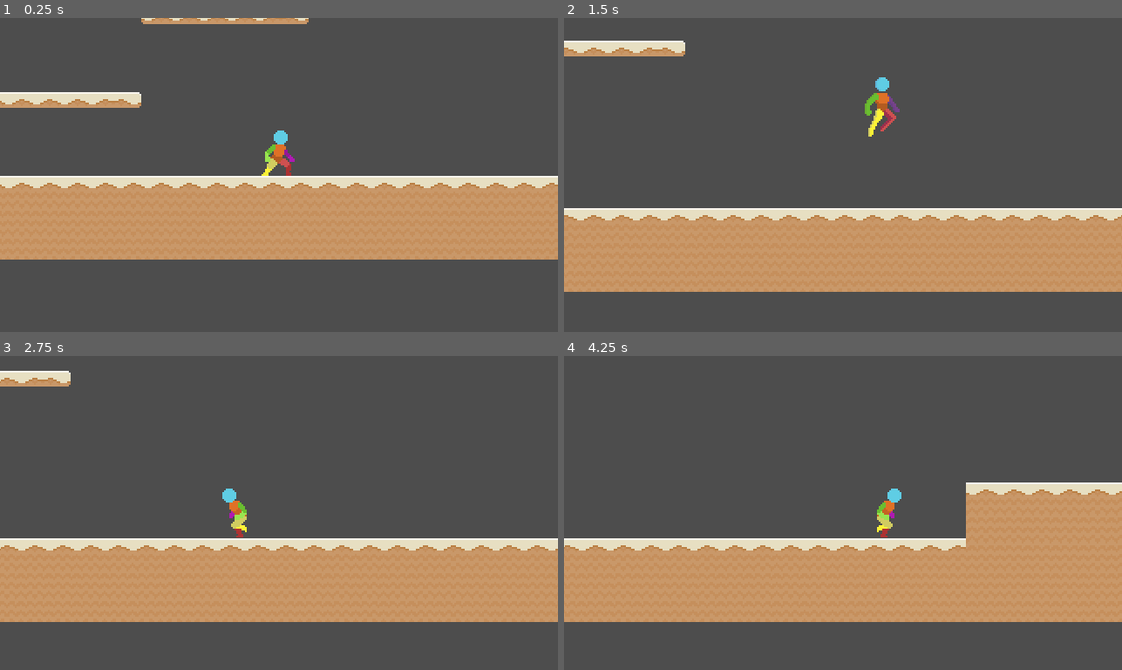
Above: before the commit, frames 1-4 (two rows, left to right).
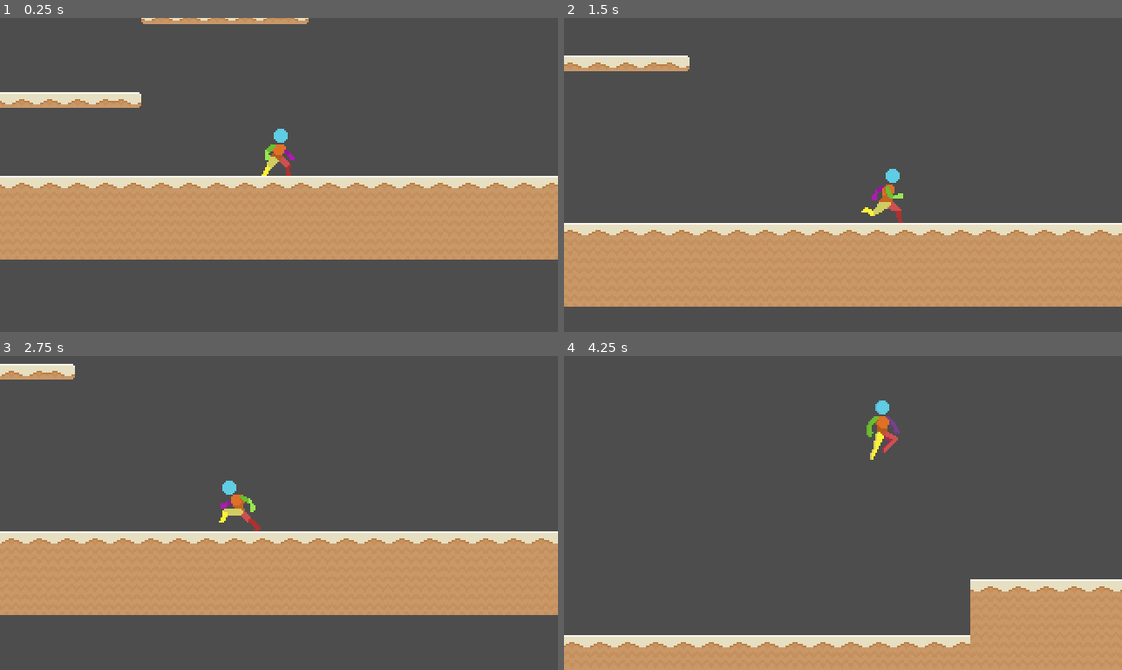
Above: after the commit, the same moments.

Repository: deanblackborough/godot-platformer
Game: Godot game, scene res://Scenes/Game.tscn
The game is run twice, just before and just after one commit, with the same random seed, the same clock (stepped at 60 frames per second) and the same inputs.
Inputs:
- Up to frame 1 (0.25 s): no input
- Up to frame 2 (1.5 s): hold Right (moveRight) from 0.53 s (still down); tap Space (jump) at 0.6, 0.77, 1.07, 1.35 s
- Up to frame 3 (2.75 s): tap Space (jump) at 1.52, 1.82, 2.1 s; release Right (moveRight) at 2.03 s; hold Left (moveLeft) from 2.03 s (still down)
- Up to frame 4 (4.25 s): release Left (moveLeft) at 2.78 s; hold Right (moveRight) from 2.78 s (still down); tap Space (jump) at 2.85, 3.02, 3.32, 3.6, 3.77, 4.07 s

The runs differ from the first frame. In frame 1, 0.1% of the frame differs, in the area x 47-53%, y 35-51%; in frame 2, 16%; in frame 3, 8.8%; in frame 4, 42%, in the area x 0-100%, y 14-100%.

Commit message:
Messing with a simple state machine

Diff:
--- a/Scenes/Environment/Tilemap/Tilemap-Default.tscn
+++ b/Scenes/Environment/Tilemap/Tilemap-Default.tscn
@@ -1,7 +1,6 @@
 [gd_scene load_steps=4 format=3 uid="uid://gb44no3tigh5"]
 
-[ext_resource type="Texture2D" uid="uid://pcgtq6ol0rsh" path="res://sprites/Environment/Tilemap/Tilemap-Default.png" id="1_7a582"]
-
+[ext_resource type="Texture2D" uid="uid://pcgtq6ol0rsh" path="res://Sprites/Environment/Tilemap/Tilemap-Default.png" id="1_7a582"]
 
 [sub_resource type="TileSetAtlasSource" id="TileSetAtlasSource_f0tln"]
 texture = ExtResource("1_7a582")
--- a/Scenes/Player.tscn
+++ b/Scenes/Player.tscn
@@ -1,14 +1,25 @@
-[gd_scene load_steps=31 format=3 uid="uid://8kakpu88i1mo"]
+[gd_scene load_steps=47 format=3 uid="uid://8kakpu88i1mo"]
 
 [ext_resource type="Script" uid="uid://dy2xjon041wsh" path="res://Scripts/Player/Player.gd" id="1_dqkch"]
 [ext_resource type="Texture2D" uid="uid://c7q8cxgpvpnvc" path="res://Sprites/Player/Player-Idle.png" id="1_g2els"]
 [ext_resource type="Texture2D" uid="uid://dk0g6dmffpm30" path="res://Sprites/Player/Player-Run.png" id="2_qhqgy"]
 [ext_resource type="Texture2D" uid="uid://eymkuhcbwnd3" path="res://Sprites/Player/Player-Jump.png" id="3_dewec"]
+[ext_resource type="Texture2D" uid="uid://ncg2eglxolmq" path="res://Sprites/Player/Player-Land.png" id="4_ksbbd"]
+[ext_resource type="Script" uid="uid://02gy0espctyy" path="res://Scripts/Player/StateMachine.gd" id="5_nn08x"]
+[ext_resource type="Script" uid="uid://bh5bdvk1lv6o0" path="res://Scripts/Player/States/FallState.gd" id="6_52ee3"]
+[ext_resource type="Script" uid="uid://bfmc5tb6g0pha" path="res://Scripts/Player/States/IdleState.gd" id="7_megsn"]
+[ext_resource type="Script" uid="uid://c7phxbod0loy" path="res://Scripts/Player/States/JumpState.gd" id="8_yoq75"]
+[ext_resource type="Script" uid="uid://yk6y6fvq5cxt" path="res://Scripts/Player/States/RunState.gd" id="9_ksbbd"]
+[ext_resource type="Script" uid="uid://dtnmdps6cxjra" path="res://Scripts/Player/States/LandState.gd" id="11_ksbbd"]
 
 [sub_resource type="CapsuleShape2D" id="CapsuleShape2D_dewec"]
 radius = 6.0
 height = 28.0
 
+[sub_resource type="AtlasTexture" id="AtlasTexture_bruh7"]
+atlas = ExtResource("3_dewec")
+region = Rect2(240, 0, 48, 48)
+
 [sub_resource type="AtlasTexture" id="AtlasTexture_dqkch"]
 atlas = ExtResource("1_g2els")
 region = Rect2(0, 0, 48, 48)
@@ -69,9 +80,41 @@
 atlas = ExtResource("3_dewec")
 region = Rect2(192, 0, 48, 48)
 
-[sub_resource type="AtlasTexture" id="AtlasTexture_bruh7"]
-atlas = ExtResource("3_dewec")
+[sub_resource type="AtlasTexture" id="AtlasTexture_miouo"]
+atlas = ExtResource("4_ksbbd")
+region = Rect2(0, 0, 48, 48)
+
+[sub_resource type="AtlasTexture" id="AtlasTexture_o3h8g"]
+atlas = ExtResource("4_ksbbd")
+region = Rect2(48, 0, 48, 48)
+
+[sub_resource type="AtlasTexture" id="AtlasTexture_1e7my"]
+atlas = ExtResource("4_ksbbd")
+region = Rect2(96, 0, 48, 48)
+
+[sub_resource type="AtlasTexture" id="AtlasTexture_arntx"]
+atlas = ExtResource("4_ksbbd")
+region = Rect2(144, 0, 48, 48)
+
+[sub_resource type="AtlasTexture" id="AtlasTexture_lslt6"]
+atlas = ExtResource("4_ksbbd")
+region = Rect2(192, 0, 48, 48)
+
+[sub_resource type="AtlasTexture" id="AtlasTexture_ulo2v"]
+atlas = ExtResource("4_ksbbd")
 region = Rect2(240, 0, 48, 48)
+
+[sub_resource type="AtlasTexture" id="AtlasTexture_1iu4k"]
+atlas = ExtResource("4_ksbbd")
+region = Rect2(288, 0, 48, 48)
+
+[sub_resource type="AtlasTexture" id="AtlasTexture_m0x7a"]
+atlas = ExtResource("4_ksbbd")
+region = Rect2(336, 0, 48, 48)
+
+[sub_resource type="AtlasTexture" id="AtlasTexture_5v66d"]
+atlas = ExtResource("4_ksbbd")
+region = Rect2(384, 0, 48, 48)
 
 [sub_resource type="AtlasTexture" id="AtlasTexture_f1ej7"]
 atlas = ExtResource("2_qhqgy")
@@ -109,6 +152,14 @@
 animations = [{
 "frames": [{
 "duration": 1.0,
+"texture": SubResource("AtlasTexture_bruh7")
+}],
+"loop": true,
+"name": &"Fall",
+"speed": 8.0
+}, {
+"frames": [{
+"duration": 1.0,
 "texture": SubResource("AtlasTexture_dqkch")
 }, {
 "duration": 1.0,
@@ -163,7 +214,39 @@
 }],
 "loop": true,
 "name": &"Jump",
-"speed": 5.0
+"speed": 8.0
+}, {
+"frames": [{
+"duration": 1.0,
+"texture": SubResource("AtlasTexture_miouo")
+}, {
+"duration": 1.0,
+"texture": SubResource("AtlasTexture_o3h8g")
+}, {
+"duration": 1.0,
+"texture": SubResource("AtlasTexture_1e7my")
+}, {
+"duration": 1.0,
+"texture": SubResource("AtlasTexture_arntx")
+}, {
+"duration": 1.0,
+"texture": SubResource("AtlasTexture_lslt6")
+}, {
+"duration": 1.0,
+"texture": SubResource("AtlasTexture_ulo2v")
+}, {
+"duration": 1.0,
+"texture": SubResource("AtlasTexture_1iu4k")
+}, {
+"duration": 1.0,
+"texture": SubResource("AtlasTexture_m0x7a")
+}, {
+"duration": 1.0,
+"texture": SubResource("AtlasTexture_5v66d")
+}],
+"loop": false,
+"name": &"Land",
+"speed": 8.0
 }, {
 "frames": [{
 "duration": 1.0,
@@ -197,6 +280,7 @@
 
 [node name="Player" type="CharacterBody2D"]
 script = ExtResource("1_dqkch")
+player_max_jumps = 2
 
 [node name="CollisionShape2D" type="CollisionShape2D" parent="."]
 position = Vector2(0, -14)
@@ -205,8 +289,31 @@
 [node name="AnimatedSprite2D" type="AnimatedSprite2D" parent="."]
 position = Vector2(0, -16)
 sprite_frames = SubResource("SpriteFrames_jej6c")
-animation = &"Idle"
+animation = &"Land"
 autoplay = "Idle"
 
 [node name="Camera2D" type="Camera2D" parent="."]
 position_smoothing_enabled = true
+
+[node name="StateMachine" type="Node" parent="."]
+script = ExtResource("5_nn08x")
+
+[node name="FallState" type="Node" parent="StateMachine"]
+script = ExtResource("6_52ee3")
+metadata/_custom_type_script = "uid://c7txd6g22535f"
+
+[node name="IdleState" type="Node" parent="StateMachine"]
+script = ExtResource("7_megsn")
+metadata/_custom_type_script = "uid://c7txd6g22535f"
+
+[node name="JumpState" type="Node" parent="StateMachine"]
+script = ExtResource("8_yoq75")
+metadata/_custom_type_script = "uid://c7txd6g22535f"
+
+[node name="RunState" type="Node" parent="StateMachine"]
+script = ExtResource("9_ksbbd")
+metadata/_custom_type_script = "uid://c7txd6g22535f"
+
+[node name="LandState" type="Node" parent="StateMachine"]
+script = ExtResource("11_ksbbd")
+metadata/_custom_type_script = "uid://c7txd6g22535f"
--- a/Scripts/Player/Player.gd
+++ b/Scripts/Player/Player.gd
@@ -1,61 +1,23 @@
-# res://Scripts/Player/Player.gd
 extends CharacterBody2D
 
-@export var world_gravity: float = 1920;
-@export var world_terminal_velocity: float = 525;
+class_name Player
 
-@export var player_speed: float = 140.0;
-@export var player_jump_force: float = -450;
-@export var player_max_jumps: int = 1;
+@export var world_gravity: float = 1920
+@export var world_terminal_velocity: float = 525
 
-var player_jumps: int = 0;
+@export var player_speed: float = 140.0
+@export var player_jump_force: float = -450
+@export var player_max_jumps: int = 1
+
+var player_jumps: int = 0
+
+@onready var state_machine: StateMachine = $StateMachine
+@onready var animated_sprite: AnimatedSprite2D = $AnimatedSprite2D
 
 func _ready():
 	$Camera2D.zoom = Vector2(2, 2)
+	state_machine.change_state("IdleState")
 
 func _physics_process(delta):
-
-	if is_on_floor() == false:
-		velocity.y += world_gravity * delta;
-
-		if velocity.y > world_terminal_velocity:
-			velocity.y = world_terminal_velocity;
-
-	if (is_on_floor()):
-		player_jumps = 0;
-
-	if Input.is_action_just_pressed("jump") and player_jumps < player_max_jumps:
-		player_jumps += 1
-		velocity.y = player_jump_force
-
-	var player_direction = Input.get_axis("moveLeft", "moveRight")
-
-	velocity.x = player_speed * player_direction
-
-	draw_player_sprite(
-		player_direction,
-		player_speed,
-		velocity.y,
-		is_on_floor()
-	);
-
-	move_and_slide();
-
-func draw_player_sprite(
-	player_direction: float,
-	player_speed: float,
-	player_velocity_y: float,
-	player_on_floor: bool
-):
-	if not player_on_floor:
-		if player_velocity_y < 0:
-			$AnimatedSprite2D.animation = "Jump";
-			## Add fall animation
-	else:
-		if player_direction != 0.0:
-			$AnimatedSprite2D.animation = "Run";
-		else:
-			$AnimatedSprite2D.animation = "Idle";
-
-	if player_direction != 0.0:
-		$AnimatedSprite2D.scale.x = player_direction;
+	state_machine.physics_update(delta)
+	move_and_slide()
--- /dev/null
+++ b/Scripts/Player/StateMachine.gd
@@ -0,0 +1,20 @@
+extends Node
+class_name StateMachine
+
+var states = {}
+var current_state: PlayerState
+
+func _ready():
+	for child in get_children():
+		states[child.name] = child
+
+func change_state(new_state_name: String):
+	if current_state:
+		current_state.exit()
+	current_state = states[new_state_name]
+	print("Entering state " + new_state_name)
+	current_state.enter(owner)
+
+func physics_update(delta: float):
+	if current_state:
+		current_state.physics_update(delta)
--- /dev/null
+++ b/Scripts/Player/States/FallState.gd
@@ -0,0 +1,29 @@
+extends PlayerState
+
+var fall_time: float = 0.0
+
+func enter(_player):
+	super.enter(_player)
+	fall_time = 0.0
+	player.animated_sprite.animation = "Fall"
+
+func physics_update(delta):
+	fall_time += delta;
+
+	player.velocity.y += player.world_gravity * delta
+	if player.velocity.y > player.world_terminal_velocity:
+		player.velocity.y = player.world_terminal_velocity
+
+	var direction = Input.get_axis("moveLeft", "moveRight")
+	player.velocity.x = player.player_speed * direction
+
+	if Input.is_action_just_pressed("jump"):
+		if player.player_jumps < player.player_max_jumps:
+			player.player_jumps += 1
+			player.state_machine.change_state("JumpState")
+			return
+
+	if player.is_on_floor():
+		player.player_jumps = 0;
+		player.state_machine.change_state("IdleState")
+		return
--- /dev/null
+++ b/Scripts/Player/States/IdleState.gd
@@ -0,0 +1,24 @@
+extends PlayerState
+
+func enter(_player):
+	super.enter(_player)
+	player.animated_sprite.animation = "Idle"
+
+func physics_update(delta):
+	if not player.is_on_floor():
+		player.state_machine.change_state("FallState")
+		return
+
+	if player.is_on_floor():
+		player.player_jumps = 0
+
+	var direction = Input.get_axis("moveLeft", "moveRight")
+	if direction != 0:
+		player.state_machine.change_state("RunState")
+		return
+
+	if Input.is_action_just_pressed("jump"):
+		if player.player_jumps < player.player_max_jumps:
+			player.player_jumps += 1
+			player.state_machine.change_state("JumpState")
+			return
--- /dev/null
+++ b/Scripts/Player/States/JumpState.gd
@@ -0,0 +1,26 @@
+extends PlayerState
+
+func enter(_player):
+	super.enter(_player)
+	# Reset vertical velocity and apply jump force
+	player.velocity.y = player.player_jump_force
+	player.animated_sprite.animation = "Jump"
+
+func physics_update(delta):
+	# Apply horizontal input
+	var direction = Input.get_axis("moveLeft", "moveRight")
+	player.velocity.x = player.player_speed * direction
+
+	# Apply gravity
+	player.velocity.y += player.world_gravity * delta
+
+	# When velocity starts going downward, switch to Fall
+	if player.velocity.y > 0:
+		player.state_machine.change_state("FallState")
+		return
+
+	if Input.is_action_just_pressed("jump"):
+		if player.player_jumps < player.player_max_jumps:
+			player.player_jumps += 1
+			player.state_machine.change_state("JumpState")
+			return
--- /dev/null
+++ b/Scripts/Player/States/LandState.gd
@@ -0,0 +1,14 @@
+extends PlayerState
+
+func enter(_player):
+	super.enter(_player)
+	player.animated_sprite.animation = "Land"
+	player.animated_sprite.play()
+
+	var timer := get_tree().create_timer(0.3)  # Adjust to match Land animation duration
+	await timer.timeout
+	player.state_machine.change_state("IdleState")
+
+func physics_update(delta):
+	player.velocity = Vector2.ZERO
+	player.move_and_slide()
--- /dev/null
+++ b/Scripts/Player/States/PlayerState.gd
@@ -0,0 +1,17 @@
+extends Node
+
+class_name PlayerState
+
+var player: Player
+
+func enter(_player: Player) -> void:
+	player = _player
+
+func exit() -> void:
+	pass
+
+func physics_update(_delta: float) -> void:
+	pass
+
+func handle_input(_event: InputEvent) -> void:
+	pass
--- /dev/null
+++ b/Scripts/Player/States/RunState.gd
@@ -0,0 +1,27 @@
+extends PlayerState
+
+func enter(_player):
+	super.enter(_player)
+	player.animated_sprite.animation = "Run"
+
+func physics_update(delta):
+	if not player.is_on_floor():
+		player.state_machine.change_state("FallState")
+		return
+
+	if player.is_on_floor():
+		player.player_jumps = 0
+
+	var direction = Input.get_axis("moveLeft", "moveRight")
+	player.velocity.x = player.player_speed * direction
+	if direction == 0:
+		player.state_machine.change_state("IdleState")
+		return
+
+	if Input.is_action_just_pressed("jump"):
+		if player.player_jumps < player.player_max_jumps:
+			player.player_jumps += 1
+			player.state_machine.change_state("JumpState")
+			return
+
+	player.animated_sprite.scale.x = direction if direction != 0 else player.animated_sprite.scale.x
Not shown, added: Scripts/Player/StateMachine.gd.uid
Not shown, added: Scripts/Player/States/FallState.gd.uid
Not shown, added: Scripts/Player/States/IdleState.gd.uid
Not shown, added: Scripts/Player/States/JumpState.gd.uid
Not shown, added: Scripts/Player/States/LandState.gd.uid
Not shown, added: Scripts/Player/States/PlayerState.gd.uid
Not shown, added: Scripts/Player/States/RunState.gd.uid
Binary file added: Sprites/Player/Player-Land.png
Not shown, added: Sprites/Player/Player-Land.png.import
Not shown, added: Sprites/Player/Player-Land.png4107782435.tmp
